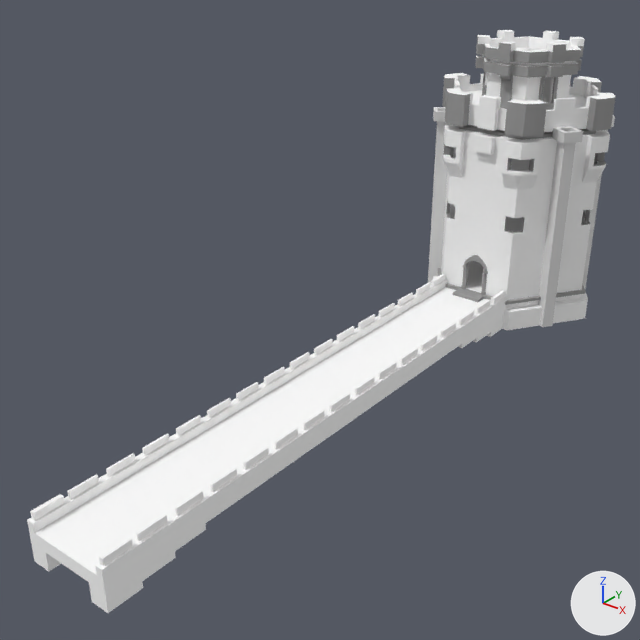
The Blender file Dungeon Baller/Models blend/Tower.blend, before and after one commit.
One viewpoint serves both versions: a camera (50 mm lens) standing at (6.07, -12.53, 6.11) and looking at (-0.28, -4.59, 1.19). Every picture has the same lights, and +X, +Y and +Z are marked at lower right.

The first picture shows 'Bridge', 'Tower'.
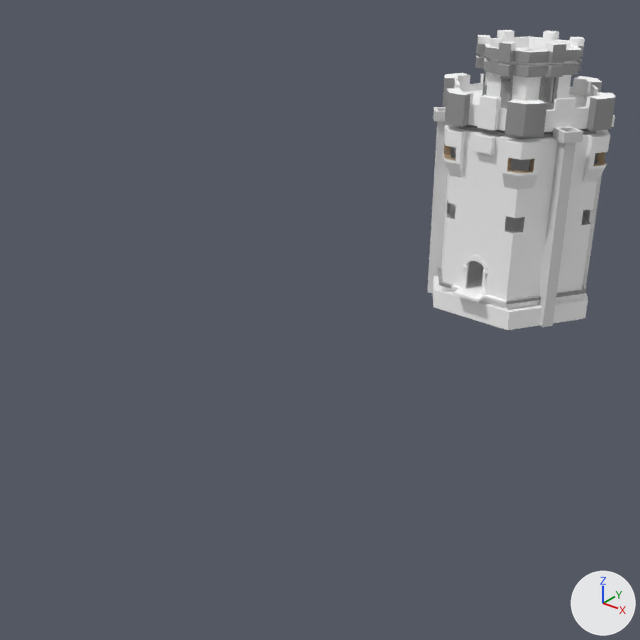
Changed parts and their boxes [x1, y1, x2, y2] in the pictures (640 x 640 px):
'Bridge', hidden
    before: [27, 274, 507, 613]
'Tower', reshaped, moved
    before: [428, 30, 615, 330]
    after: [428, 30, 616, 330]
part 1 of me_obj_000001_012, built on
    before: [453, 152, 530, 171]
    after: [428, 108, 614, 327]
part 2 of me_obj_000001_012, recoloured
    both: [444, 155, 532, 173]
part 3 of me_obj_000001_012, recoloured (grey to white)
    both: [451, 255, 506, 304]
part 4 of me_obj_000001_012, recoloured
    both: [444, 144, 606, 172]

The change, as a list of edits to the scene's bpy script:
```text
Add mat_material:
    mat_material = diffuse_material('Material')
    mat_material.base_color = (0.439, 0.325, 0.208)  # beige #b19a7e
Add mat_mat03:
    mat_mat03 = diffuse_material('Mat03')
    mat_mat03.base_color = (0.448, 0.448, 0.448)  # grey #b3b3b3
Add mat_mat01:
    mat_mat01 = diffuse_material('Mat01')
    mat_mat01.base_color = (0.8, 0.8, 0.8)  # white #e7e7e7
Add mat_mat01_001:
    mat_mat01_001 = diffuse_material('Mat01.001')
    mat_mat01_001.base_color = (0.8, 0.8, 0.8)  # white #e7e7e7
Change me_obj_000001_012:
    used by ob_tower; location = (0.0, 0.0, 0.0); scale = (0.1, 0.1, 0.1)
    remove me_obj_000001_012.from_pydata(...)  # 11006 vertices, 10431 faces, 9 loose edges; spans x -14.2..14.3, y -13.5..12.2, z 0.0..41.6
    add me_obj_000001_012.from_pydata(...)  # 15458 vertices, 13009 faces, 10 loose edges; spans x -14.2..14.3, y -13.5..12.2, z 0.0..41.6
    me_obj_000001_012 part 1: 417 vertices removed from x -9.3..9.2, y -9.9..9.9, z 22.1..29.1; 4741 vertices added at x -12.6..12.6, y -10.6..10.6, z 0.0..38.6
    me_obj_000001_012 part 2: 15 faces spanning x -13.8..7.5, y -12.0..12.0, z 24.8..24.9 switch from mat_material_001 (white #ffffff) to mat_material (beige #b19a7e)
    me_obj_000001_012 part 3: 214 faces spanning x -3.7..6.0, y -13.5..-10.7, z 4.1..10.6 switch from mat_material_002 (grey #9e9e9e) to mat_material_001 (white #ffffff)
    me_obj_000001_012 part 4: 39 faces spanning x -14.0..14.1, y -12.0..12.0, z 24.4..26.8 switch from mat_material_002 (grey #9e9e9e) to mat_material (beige #b19a7e)
    add me_obj_000001_012.materials.append(mat_mat01)  # white #e7e7e7
    add me_obj_000001_012.materials.append(mat_mat03)  # grey #b3b3b3
    add me_obj_000001_012.materials.append(mat_mat01_001)  # white #e7e7e7
Change ob_bridge:
    add ob_bridge.hide_viewport = True
Change ob_tower:
    ob_tower.location: (0.0, 0.0, 0.0) -> (0.0, 0.01, 0.0)
```
